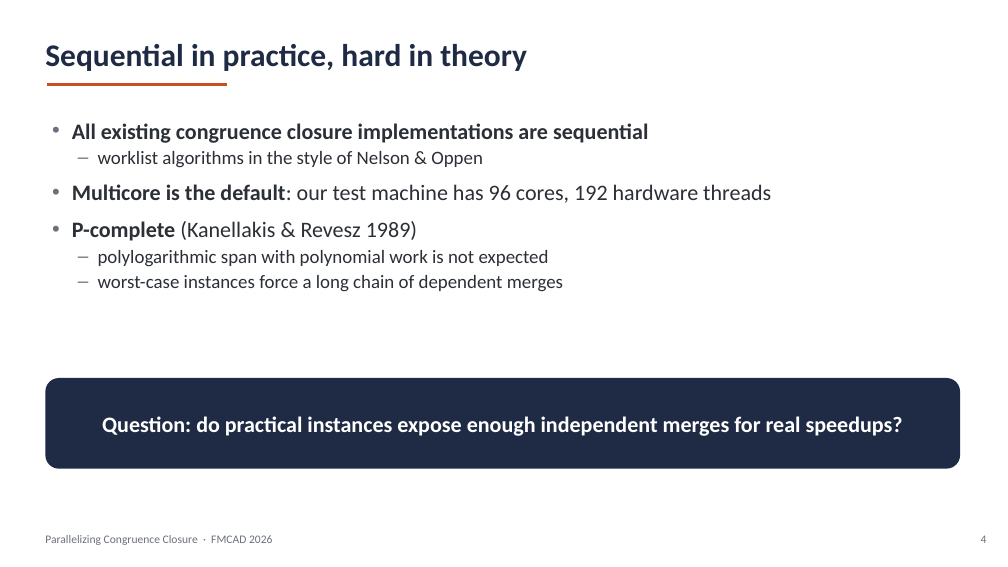
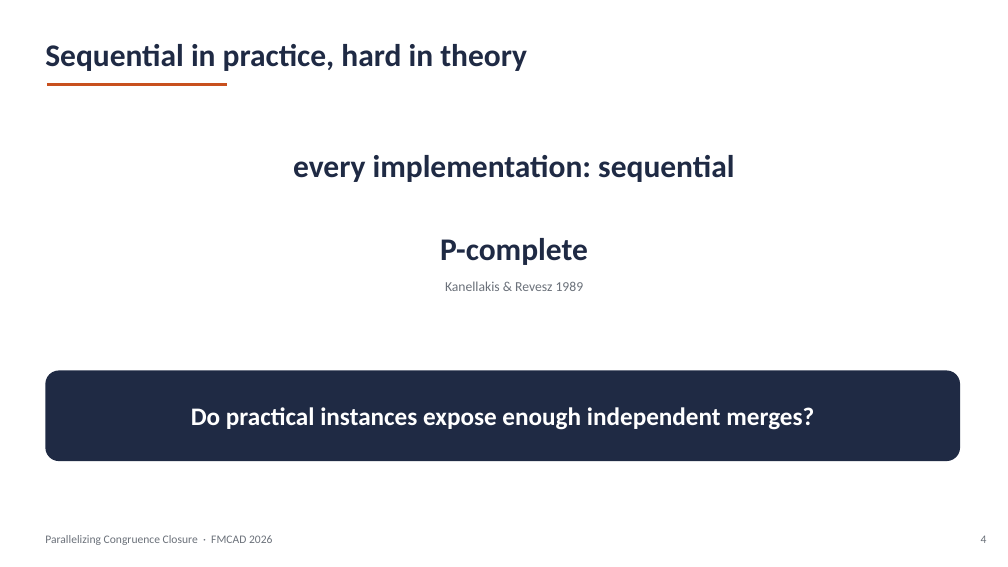
Before and after one commit to amarshah1/parallelcc-paper, a slide deck: slide 4 of slides/parallelcc-part1.pptx. Drawn at 1008x567 pixels with LibreOffice and Linux fonts; fonts in the diff are those of the drawing. Boxes give left, top, right and bottom in pixels: in the first picture for what was removed or moved away, otherwise in the second. Text is boxed around its words. In the diff, an @@ line names an element or a change of style, - is before the commit and + after.

```diff
--- a/slides/parallelcc-part1.pptx
+++ b/slides/parallelcc-part1.pptx
@@ text at (293,155,734,182): text changed; size 21 to 30 pt; text colour #2B2F36 to #1F2A44; bold on @@
-• All existing congruence closure implementations are sequential
-– worklist algorithms in the style of Nelson & Oppen
-• Multicore is the default: our test machine has 96 cores, 192 hardware threads
-• P-complete (Kanellakis & Revesz 1989)
-– polylogarithmic span with polynomial work is not expected
-– worst-case instances force a long chain of dependent merges
+every implementation: sequential
@@ text added at (440,238,588,265), 30 pt, text #1F2A44, bold @@
+P-complete
@@ text added at (445,281,584,291), 13 pt, text #6B717A @@
+Kanellakis & Revesz 1989
@@ rounded rectangle "Do practical instances expose enough ...": place and size @@
-rounded rectangle "Do practical instances expose enough ..." at (45,378,960,469)
+rounded rectangle "Do practical instances expose enough ..." at (45,371,960,461)
@@ text in rounded rectangle at (191,407,814,430): text changed; size 21 to 24 pt @@
-Question: do practical instances expose enough independent merges for real speedups?
+Do practical instances expose enough independent merges?
```
Also in this commit, not shown: 23 other slides changed, 3 slides removed, 1 other file.
